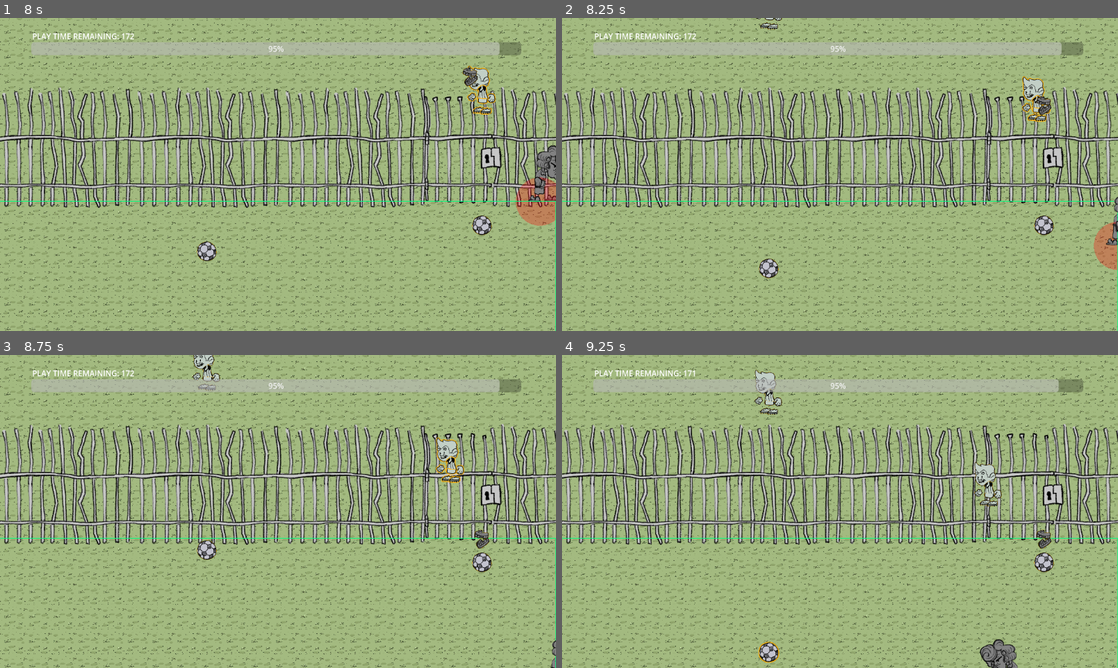
Above: before the commit, frames 1-4 (two rows, left to right).
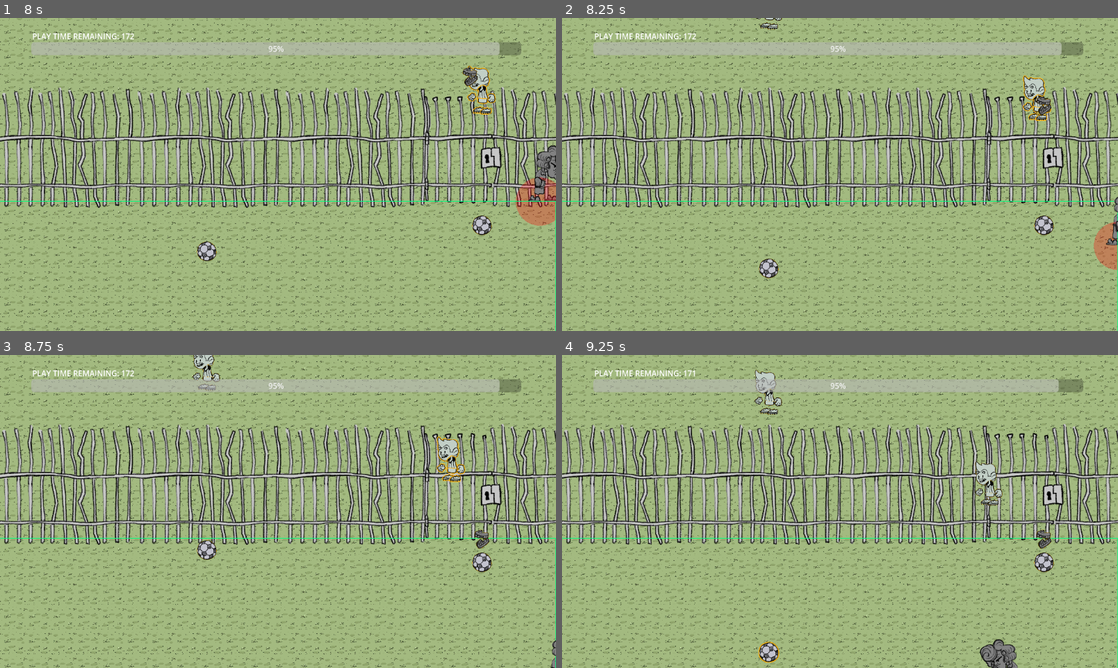
Above: after the commit, the same moments.

Repository: exe4que/ViejaDeM2024
Game: Godot game, scene res://Scenes/escena.tscn
Same seed, same stepped clock (60 frames per second), same inputs: the game is played once before the commit and once after it.
Inputs (mouse positions are in pixels of both pictures, inside the frame that each line leads up to):
- Up to frame 1 (8 s): move the mouse to (400, 158) at 0.52 s; hold Right (right) 0.53-1.28 s; click (400, 158) at 0.6 s; move the mouse to (166, 190) at 1.27 s; hold Down (down) 1.28-2.03 s; right-click (166, 190) at 1.35 s; move the mouse to (333, 105) at 2.02 s; hold Right (right) 2.03-2.78 s; click (333, 105) at 2.1 s; move the mouse to (250, 237) at 2.77 s; hold Up (up) 2.78-3.53 s; right-click (250, 237) at 2.85 s; move the mouse to (444, 221) at 3.52 s; hold Left (left) 3.53-5.03 s; click (444, 221) at 3.6 s; move the mouse to (111, 127) at 4.27 s; right-click (111, 127) at 4.35 s; move the mouse to (305, 174) at 5.02 s; hold Down (down) 5.03-5.78 s; click (305, 174) at 5.1 s; move the mouse to (194, 96) at 5.77 s; hold Right (right) 5.78-6.53 s; right-click (194, 96) at 5.85 s; move the mouse to (400, 158) at 6.52 s; hold Up (up) 6.53-7.28 s; click (400, 158) at 6.6 s; move the mouse to (166, 190) at 7.27 s; hold Right (right) from 7.28 s (still down); right-click (166, 190) at 7.35 s
- Up to frame 2 (8.25 s): move the mouse to (895, 105) at 8.02 s; release Right (right) at 8.03 s; hold Down (down) from 8.03 s (still down); click (895, 105) at 8.1 s
- Up to frame 3 (8.75 s): keep holding Down (down)
- Up to frame 4 (9.25 s): move the mouse to (812, 574) at 8.77 s; release Down (down) at 8.78 s; hold Left (left) from 8.78 s (still down); right-click (812, 574) at 8.85 s

Frame 1 is identical in both runs. In frame 2, 0.3% of the frame differs, in the area x 82-88%, y 18-34%; in frame 3, 0.4%, in the area x 78-84%, y 26-41%; in frame 4, 0.3%.

Commit message:
added sound VFXes

Diff:
--- /dev/null
+++ b/Scenes/UI/cinematic.tscn
@@ -0,0 +1,12 @@
+[gd_scene load_steps=3 format=3 uid="uid://csuncpkeyicnh"]
+
+[ext_resource type="Script" path="res://Scripts/TransitionScreen.gd" id="1_nte01"]
+[ext_resource type="Texture2D" uid="uid://wog7rwn46wke" path="res://Textures/Environment/grass.png" id="2_o3hdj"]
+
+[node name="Cinematic" type="Node2D"]
+script = ExtResource("1_nte01")
+
+[node name="Grass" type="Sprite2D" parent="."]
+position = Vector2(572.5, 322.5)
+scale = Vector2(1.13184, 0.631836)
+texture = ExtResource("2_o3hdj")
--- a/Scenes/canvas_layer.tscn
+++ b/Scenes/canvas_layer.tscn
@@ -1,6 +1,7 @@
 [gd_scene load_steps=2 format=3 uid="uid://dcr2qasis47p6"]
 
-[ext_resource type="Script" path="res://Scenes/TimeLeftBar.gd" id="1_568wa"]
+[ext_resource type="Script" path="res://Scripts/TimeLeftBar.gd" id="1_568wa"]
+
 
 [node name="CanvasLayer" type="CanvasLayer"]
 
--- a/Scenes/dentadura.tscn
+++ b/Scenes/dentadura.tscn
@@ -1,7 +1,9 @@
-[gd_scene load_steps=3 format=3 uid="uid://cxxlwk301e0sp"]
+[gd_scene load_steps=5 format=3 uid="uid://cxxlwk301e0sp"]
 
 [ext_resource type="Script" path="res://Scripts/Dentadura.gd" id="1_nu8t7"]
 [ext_resource type="Texture2D" uid="uid://cigcgtts3x5aq" path="res://Textures/Vieja/dentadura.tres" id="2_w31ts"]
+[ext_resource type="AudioStream" uid="uid://coktuluwv8vo7" path="res://Audio/cartoon_bite_sound_effect.mp3" id="3_8r0ql"]
+[ext_resource type="AudioStream" uid="uid://bhmcg2cgvmdhy" path="res://Audio/throwTeeth.mp3" id="4_vwfu5"]
 
 [node name="Dentadura" type="Node2D" node_paths=PackedStringArray("sprites")]
 script = ExtResource("1_nu8t7")
@@ -12,3 +14,11 @@
 [node name="Sprite2D" type="Sprite2D" parent="."]
 scale = Vector2(0.3, 0.3)
 texture = ExtResource("2_w31ts")
+
+[node name="bite" type="AudioStreamPlayer2D" parent="."]
+stream = ExtResource("3_8r0ql")
+volume_db = 4.576
+
+[node name="throwTeeth" type="AudioStreamPlayer2D" parent="."]
+stream = ExtResource("4_vwfu5")
+volume_db = 4.576
--- a/Scenes/escena.tscn
+++ b/Scenes/escena.tscn
@@ -10,6 +10,7 @@
 [ext_resource type="PackedScene" uid="uid://dcr2qasis47p6" path="res://Scenes/canvas_layer.tscn" id="8_4baee"]
 [ext_resource type="AudioStream" uid="uid://cfy1ojc5i0f6c" path="res://Audio/knife.mp3" id="8_kqu12"]
 [ext_resource type="AudioStream" uid="uid://dxd65jjvlu76" path="res://Audio/stabBall.mp3" id="9_n3qgp"]
+[ext_resource type="AudioStream" uid="uid://u0jujmi6sk1h" path="res://Audio/Grass_FootStep.mp3" id="10_ssufy"]
 
 [node name="Node2D" type="Node2D"]
 
@@ -77,4 +78,8 @@
 stream = ExtResource("9_n3qgp")
 volume_db = 4.576
 
+[node name="Step" type="AudioStreamPlayer2D" parent="."]
+stream = ExtResource("10_ssufy")
+volume_db = 4.576
+
 [node name="CanvasLayer" parent="." instance=ExtResource("8_4baee")]
--- a/Scripts/Dentadura.gd
+++ b/Scripts/Dentadura.gd
@@ -6,7 +6,7 @@
 var initialized = false
 var state: DentaduraState;
 
-func _physics_process(delta):
+func _process(delta):
 	if !initialized:
 		return
 	if state == DentaduraState.FLYING:
@@ -15,6 +15,7 @@
 		if(position3d.distance_to(targetPos) < 1):
 			target.die()
 			state = DentaduraState.FALLING_DOWN
+			$bite.play()
 	if state == DentaduraState.FALLING_DOWN:
 		position3d = position3d.move_toward(Vector3(position3d.x, 0, position3d.z), speed * delta)
 		if absf(position3d.y) < 1:
--- a/Scripts/Vieja.gd
+++ b/Scripts/Vieja.gd
@@ -11,6 +11,7 @@
 var animationTree: AnimationTree
 var move_blend = 0
 var inputEnabled = true
+var isWalking : bool = false
 
 func _ready():
 	animationTree = $AnimationTree_vieja
@@ -45,7 +46,6 @@
 		move_blend -= (1.0 / idleWalkBlendDuration) * delta;
 	move_blend = clamp(move_blend, 0, 1)
 	animationTree.set("parameters/Walk/blend_amount", move_blend)
-
 
 func _physics_process(delta):
 	position3d += Vector3(moveVector.x, 0, moveVector.y) * delta * speed
@@ -100,7 +100,6 @@
 	await get_tree().create_timer(0.5).timeout
 	animationTree.set("parameters/attack_boy/request",
 	AnimationNodeOneShot.ONE_SHOT_REQUEST_ABORT)
-
 func interact_long(entity):
 	if hasDentadura:
 		var newDentadura: Dentadura = dentaduraRes.instantiate()
--- a/cinematic.tscn
+++ /dev/null
@@ -1,12 +0,0 @@
-[gd_scene load_steps=3 format=3 uid="uid://csuncpkeyicnh"]
-
-[ext_resource type="Texture2D" uid="uid://wog7rwn46wke" path="res://Textures/Environment/grass.png" id="1_bg2f7"]
-[ext_resource type="Script" path="res://Scripts/TransitionScreen.gd" id="1_kpg7w"]
-
-[node name="Cinematic" type="Node2D"]
-script = ExtResource("1_kpg7w")
-
-[node name="Grass" type="Sprite2D" parent="."]
-position = Vector2(572.5, 322.5)
-scale = Vector2(1.13184, 0.631836)
-texture = ExtResource("1_bg2f7")
Not shown, added: Audio/Grass_FootStep.mp3.import
Not shown, added: Audio/cartoon_bite_sound_effect.mp3.import
Not shown, added: Audio/throwTeeth.mp3.import
Not shown: 1 places in Scenes/escena.tscn that only renumber resources
Renamed: Scenes/TimeLeftBar.gd -> Scripts/TimeLeftBar.gd
Not shown, added: Audio/Grass_FootStep.mp3
Not shown, added: Audio/cartoon_bite_sound_effect.mp3
Not shown, added: Audio/throwTeeth.mp3
